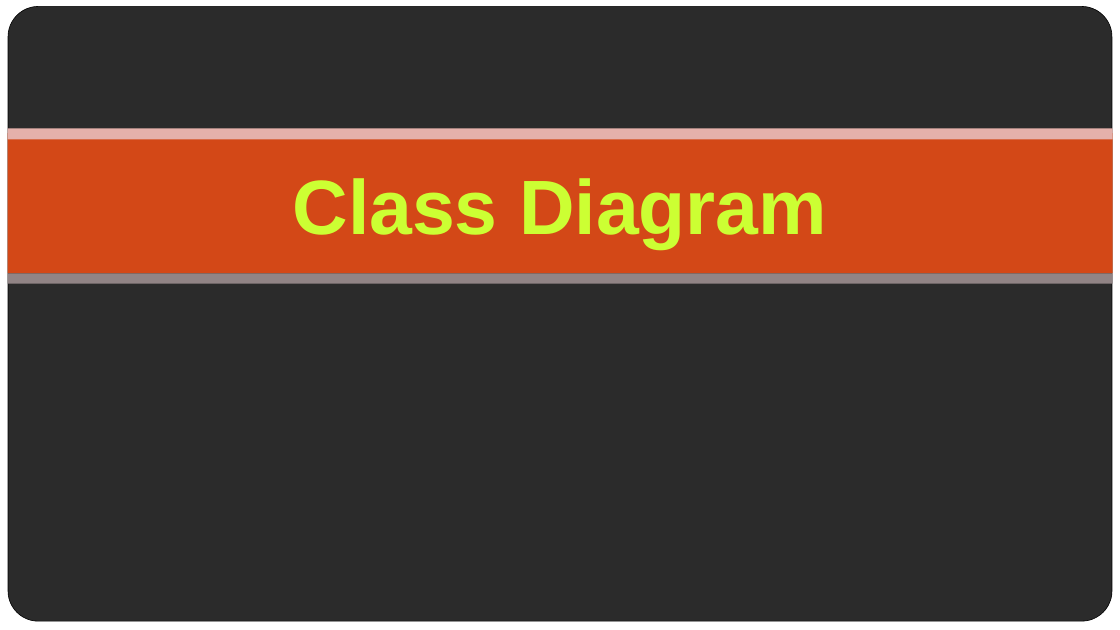
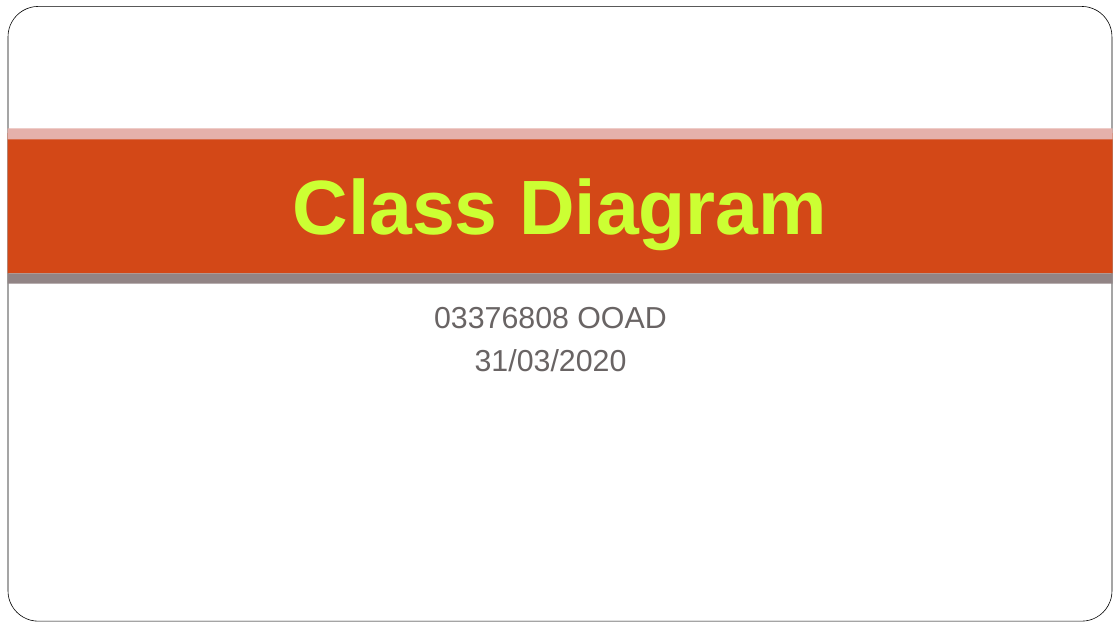
Before and after one commit to 03376808-OOAD/OOAD-WEEK09, a slide deck: slide 1 of Slides/W09 Class Diagram.pptx. Drawn at 1120x630 pixels with LibreOffice and Linux fonts; fonts in the diff are those of the drawing; background and template pictures are left out; a plain dark background stands for a picture behind light text. Boxes give left, top, right and bottom in pixels: in the first picture for what was removed or moved away, otherwise in the second. Text is boxed around its words. In the diff, an @@ line names an element or a change of style, - is before the commit and + after.

```diff
--- a/Slides/W09 Class Diagram.pptx
+++ b/Slides/W09 Class Diagram.pptx
@@ rectangle removed at box(0, 0, 1120, 630) @@
@@ subtitle added at box(434, 307, 666, 372), 26 pt, text #696464 @@
+03376808 OOAD
+31/03/2020
```
